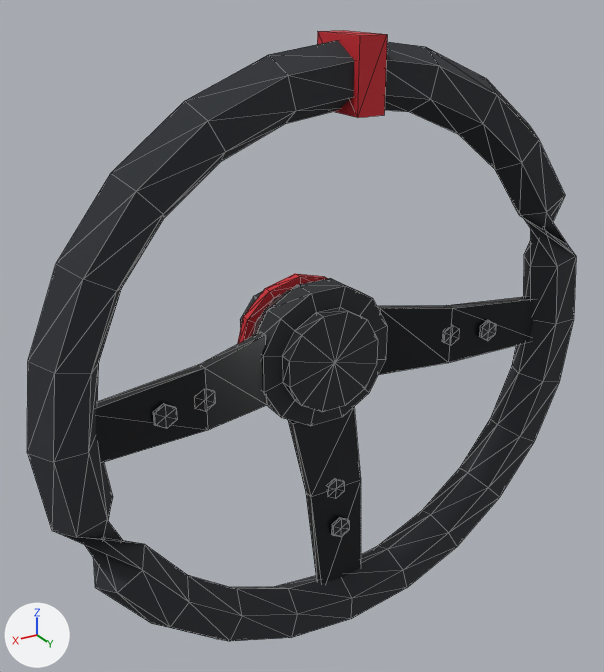
One commit to the glTF model assets/parts/interior/gripline/gripline_330_carbon/hana_roadster.glb: the scene before it, then after it.
Before and after are seen from a 50 mm lens placed at (0.248, 0.445, 0.21), pointed at (0.006, 0.042, 0.008). The lights are fixed; the arrows at lower left show +X, +Y and +Z. The first picture is the older version. Mesh edges are drawn as thin lines. Vertices at exactly the same position are counted once.

In view in the first picture: 'model'.
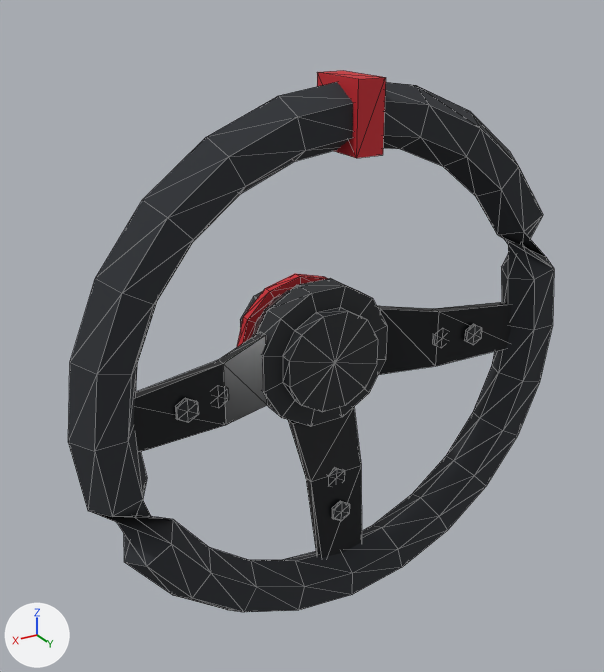
What differs and where, as boxes (x1, y1, x2, y2) in the pictures (604 x 672 px; the box of a moved part takes in the faces that stretch with it):
'model', reshaped, rescaled (11% narrower, 11% shorter)
    before: (27, 31, 576, 641)
    after: (68, 70, 554, 612)
part 1 of me_model, moved or reshaped
    both: (240, 278, 387, 426)
part 2 of me_model, moved or reshaped
    before: (206, 389, 215, 410)
    after: (224, 387, 229, 402)
part 3 of me_model, moved or reshaped
    before: (153, 403, 177, 429)
    after: (175, 398, 199, 423)
part 4 of me_model, moved or reshaped
    before: (442, 327, 451, 345)
    after: (433, 332, 438, 346)
part 5 of me_model, moved or reshaped
    before: (479, 320, 496, 341)
    after: (465, 324, 482, 345)
part 6 of me_model, moved or reshaped
    before: (327, 478, 344, 491)
    after: (329, 468, 343, 476)
part 7 of me_model, moved or reshaped
    before: (331, 517, 349, 537)
    after: (332, 501, 350, 521)
part 8 of me_model, moved or reshaped
    before: (237, 274, 328, 344)
    after: (237, 274, 328, 347)
part 9 of me_model, moved or reshaped
    before: (317, 31, 387, 118)
    after: (317, 70, 386, 158)
part 10 of me_model, moved or reshaped
    before: (27, 40, 576, 641)
    after: (68, 82, 554, 612)

The edits, one by one:
me_model is used by ob_model.
me_model had 424 vertices, 796 faces and spanned x -0.99..0.99, y -0.27..0.27, z -1.0..1.0.
me_model now has 424 vertices, 796 faces and spans x -0.99..0.99, y -0.3..0.3, z -1.0..1.0.
me_model part 1: the loose piece of 72 vertices spanning x -0.24..0.24, y -0.27..0.11, z -0.24..0.23 is scaled about the mesh origin by 1.12.
me_model part 2: the loose piece of 14 vertices spanning x 0.44..0.5, y 0.12..0.13, z -0.04..0.03 is moved by (0.01, 0.02, 0.0).
me_model part 3: the loose piece of 14 vertices spanning x 0.57..0.64, y 0.16..0.17, z -0.04..0.03 is moved by (0.0, 0.02, 0.0).
me_model part 4: the loose piece of 14 vertices spanning x -0.5..-0.44, y 0.12..0.13, z -0.04..0.03 is moved by (-0.01, 0.02, 0.0).
me_model part 5: the loose piece of 14 vertices spanning x -0.64..-0.57, y 0.16..0.17, z -0.04..0.03 is moved by (0.0, 0.02, 0.0).
me_model part 6: the loose piece of 14 vertices spanning x -0.03..0.03, y 0.12..0.13, z -0.51..-0.44 is moved by (0.0, 0.02, -0.01).
me_model part 7: the loose piece of 14 vertices spanning x -0.03..0.03, y 0.16..0.17, z -0.65..-0.57 is moved by (0.0, 0.02, 0.0).
me_model part 8: the loose piece of 48 vertices spanning x -0.23..0.23, y -0.14..-0.11, z -0.23..0.22 is scaled about the mesh origin by 1.12.
me_model part 9: the loose piece of 8 vertices spanning x -0.04..0.04, y 0.06..0.27, z 0.79..1.0 is scaled about its middle by 1.12, then moved by (0.0, 0.02, -0.01).
me_model part 10: 186 of 424 vertices moved; they spanned x -0.99..0.99, y 0.02..0.25, z -1.0..0.99 and now span x -0.99..0.99, y 0.02..0.28, z -1.0..0.99; mean shift (0.0, 0.02, 0.0); largest move (0.0, 0.25, 0.85) -> (0.0, 0.28, 0.83).
Other edits to the shape of me_model do not show in these pictures.
Object 'model' (ob_model) is rescaled from (0.183, 0.183, 0.183) to (0.163, 0.163, 0.163).
